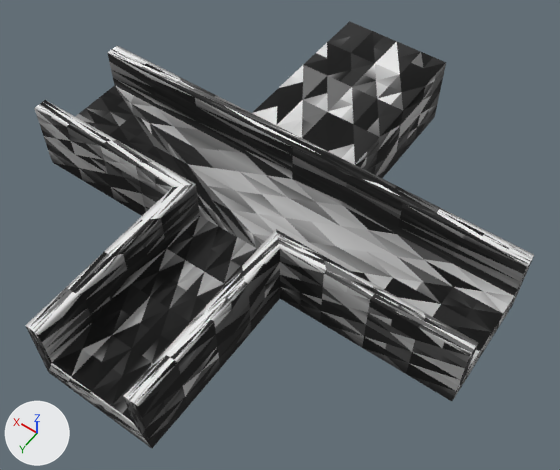
An edit to the glTF model resources/shape-1.glb, drawn before and after from the same camera.
The view is the same before and after, from a camera (50 mm lens) standing at (-0.61, 0.804, 1.231) and looking at (-0.053, 0.024, 0.005). The lights are fixed; the arrows at lower left show +X, +Y and +Z. Where no turn or scale is listed for an object, it has been applied to the vertices. Vertices at the same position are counted once.

In view in the first picture: 'defaultobject'.
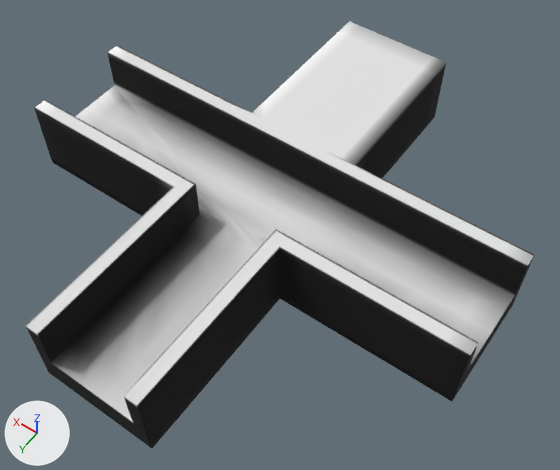
The change, as a diff of the scene's bpy script:
```diff
--- a/resources/shape-1.glb.py
+++ b/resources/shape-1.glb.py
@@ me_defaultobject @@
 # used by ob_defaultobject; location = (0.0, 0.0, 0.0)
-me_defaultobject.from_pydata(...)  # 610 vertices, 1216 faces; spans x -0.5..0.5, y -0.5..0.5, z -0.038..0.125
+me_defaultobject.from_pydata(...)  # 2434 vertices, 4864 faces; spans x -0.5..0.5, y -0.5..0.5, z -0.038..0.125
+# me_defaultobject part 1: 1824 vertices added at x -0.5..0.5, y -0.5..0.5, z -0.038..0.125
 me_defaultobject.materials.append(mat_material_0_material)
```

Boxes [x1, y1, x2, y2] around the edits, measured in the pictures (560 x 470 px):
part 1 of me_defaultobject, added: after [25, 21, 534, 448]
